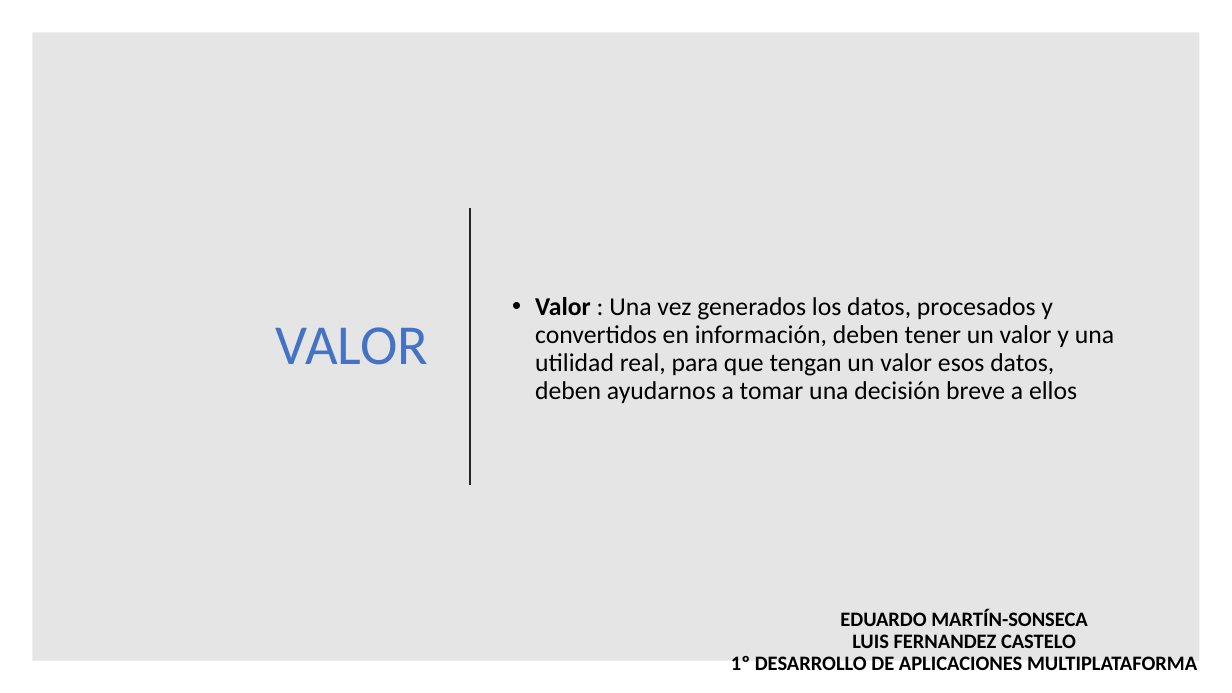
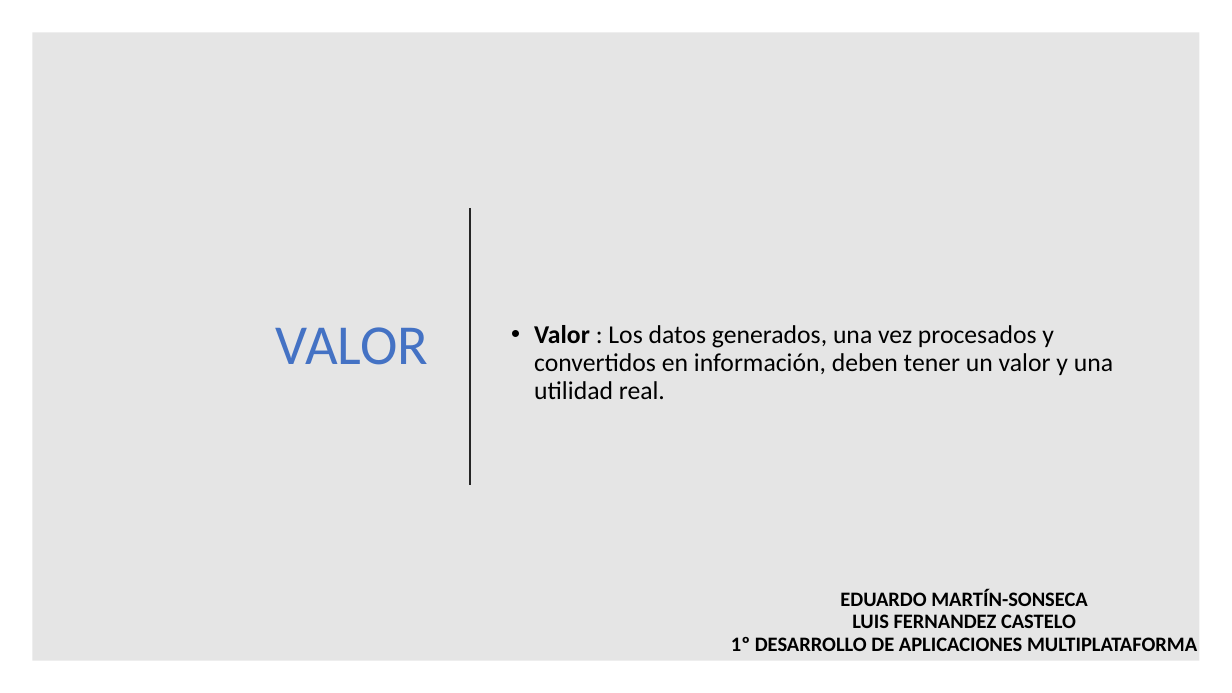
Before and after one commit to maraloeDev/Grado_SuperiorDAM, a slide deck: slide 8 of Bases de Datos/1º Evaluación/Ejercicios/Ejercicio2/Explotación de bases de datos Big Data.pptx. Drawn at 1232x693 pixels with LibreOffice and Linux fonts; fonts in the diff are those of the drawing. Boxes give left, top, right and bottom in pixels: in the first picture for what was removed or moved away, otherwise in the second. Text is boxed around its words. In the diff, an @@ line names an element or a change of style, - is before the commit and + after.

```diff
--- a/Bases de Datos/1º Evaluación/Ejercicios/Ejercicio2/Explotación de bases de datos Big Data.pptx
+++ b/Bases de Datos/1º Evaluación/Ejercicios/Ejercicio2/Explotación de bases de datos Big Data.pptx
@@ text at bbox=[534, 325, 1113, 399]: text changed @@
-• Valor : Una vez generados los datos, procesados y convertidos en información, deben tener un valor y una utilidad real, para que tengan un valor esos datos, deben ayudarnos a tomar una decisión breve a ellos
+• Valor : Los datos generados, una vez procesados y convertidos en información, deben tener un valor y una utilidad real.
@@ text "EDUARDO MARTÍN-SONSECA LUIS FERNANDEZ CASTELO ...": place and size @@
-text "EDUARDO MARTÍN-SONSECA LUIS FERNANDEZ CASTELO ..." at bbox=[731, 608, 1197, 670]
+text "EDUARDO MARTÍN-SONSECA LUIS FERNANDEZ CASTELO ..." at bbox=[731, 589, 1197, 651]
```
Also in this commit, not shown: 13 other slides changed, 2 other files.
